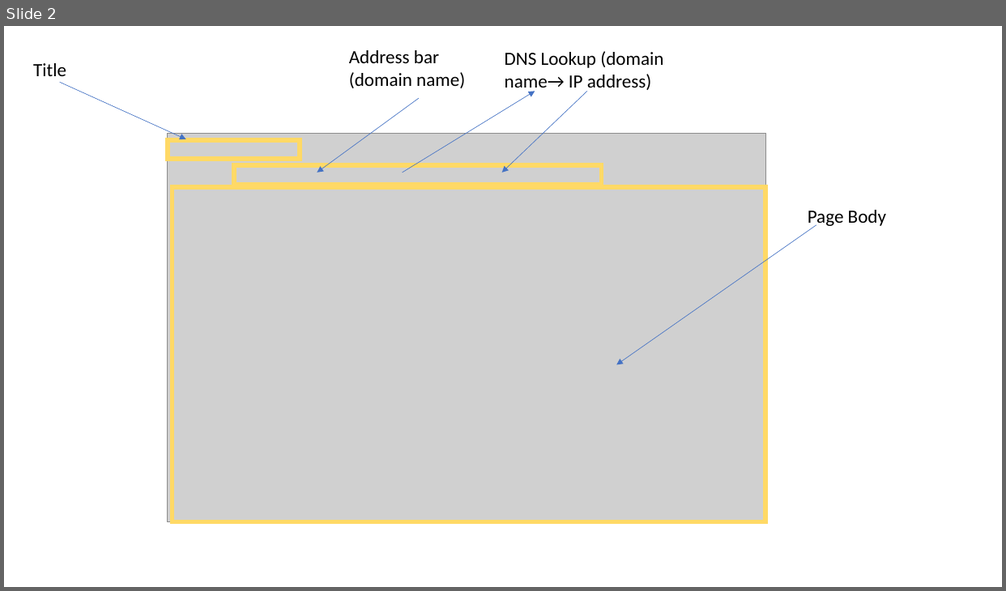
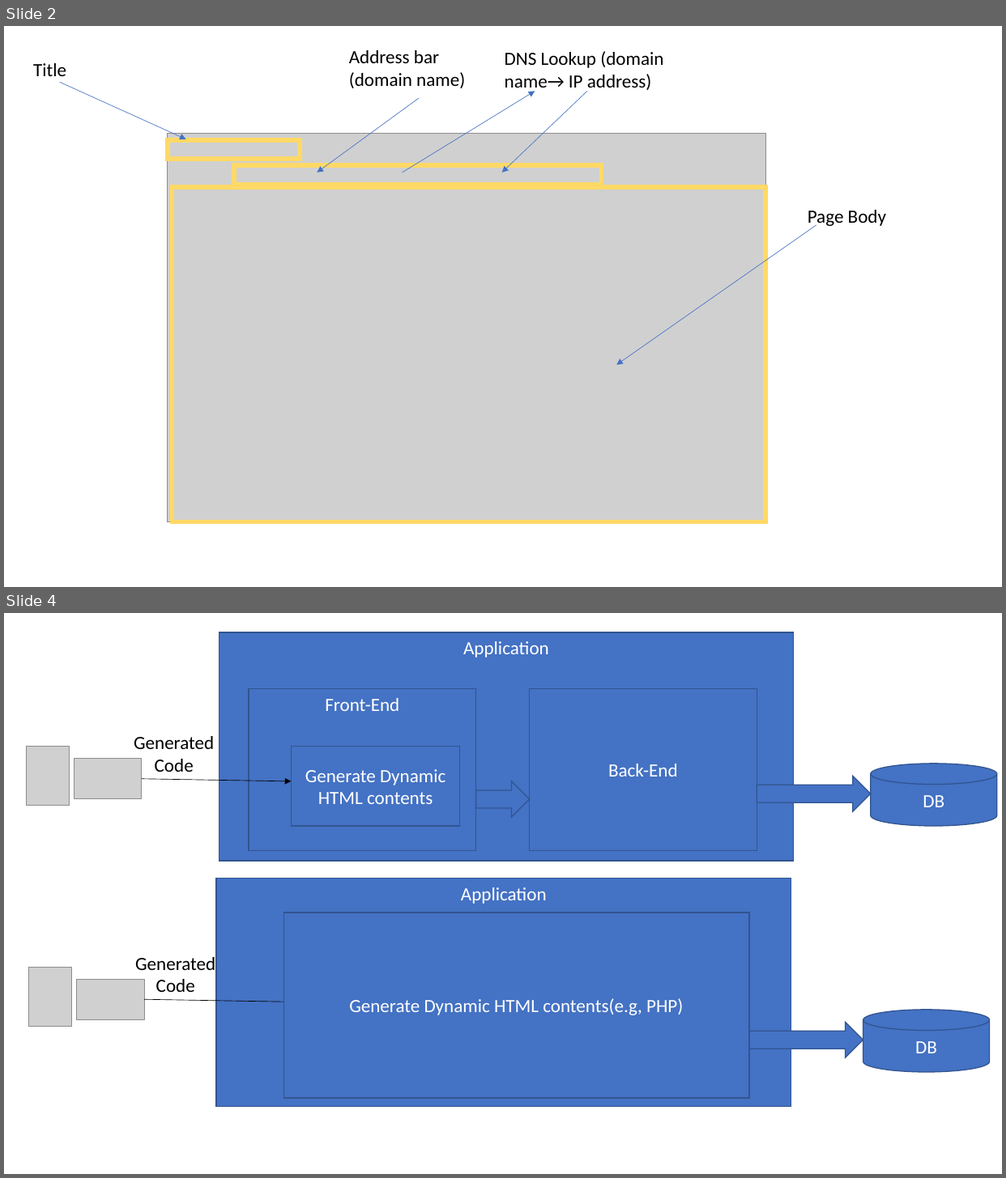
Before and after one commit to jalalkiswani-training/htu-spring-2021-website, a slide deck: Lecture1.pptx. Shown one above the other, each under a label of ours: slide 2 before the commit, slides 2 and 4 after it; the slides between them are not shown. The pictures are 1006x591 and 1006x1178 pixels, drawn with LibreOffice and Linux fonts; fonts in the diff are those of the drawing; grey boxes stand for pictures. Boxes give left, top, right and bottom in pixels: in the first picture for what was removed or moved away, otherwise in the second. Text is boxed around its words. In the diff, an @@ line names an element or a change of style, - is before the commit and + after.

```diff
--- a/Lecture1.pptx
+++ b/Lecture1.pptx
@@ slide 4 added at (x1=4, y1=613, x2=1002, y2=1174), background #FFFFFF @@
@@ picture added at (x1=27, y1=747, x2=70, y2=806) @@
@@ picture added at (x1=74, y1=758, x2=142, y2=798) @@
@@ text added at (x1=134, y1=736, x2=214, y2=772), 18 pt, text #000000 @@
+Generated Code
@@ rectangle added at (x1=292, y1=747, x2=461, y2=826), fill #4472C4, outline #325491 1 pt, 18 pt, text #FFFFFF @@
+Generate Dynamic HTML contents
@@ arrow added from (142, 779) to (292, 781), #000000 0.5 pt @@
@@ group added at (x1=219, y1=632, x2=794, y2=861): 3 rectangles, 1 right arrow @@
+Application
+Front-End
+Back-End
@@ right arrow added at (x1=757, y1=776, x2=871, y2=812), fill #4472C4, outline #325491 1 pt @@
@@ cylinder added at (x1=871, y1=764, x2=997, y2=825), fill #4472C4, outline #325491 1 pt, 18 pt, text #FFFFFF @@
+DB
@@ rectangle added at (x1=216, y1=879, x2=791, y2=1107), fill #4472C4, outline #325491 1 pt, 18 pt, text #FFFFFF @@
+Application
@@ rectangle added at (x1=284, y1=914, x2=750, y2=1099), fill #4472C4, outline #325491 1 pt, 18 pt, text #FFFFFF @@
+Generate Dynamic HTML contents(e.g, PHP)
@@ picture added at (x1=28, y1=967, x2=72, y2=1026) @@
@@ text added at (x1=135, y1=957, x2=215, y2=992), 18 pt, text #000000 @@
+Generated Code
@@ picture added at (x1=77, y1=979, x2=144, y2=1020) @@
@@ arrow added from (144, 1000) to (294, 1003), #000000 0.5 pt @@
@@ right arrow added at (x1=750, y1=1023, x2=863, y2=1059), fill #4472C4, outline #325491 1 pt @@
@@ cylinder added at (x1=863, y1=1010, x2=990, y2=1072), fill #4472C4, outline #325491 1 pt, 18 pt, text #FFFFFF @@
+DB
```
Also in this commit, not shown: 2 slides changed, 1 other slide added, 3 other files.
